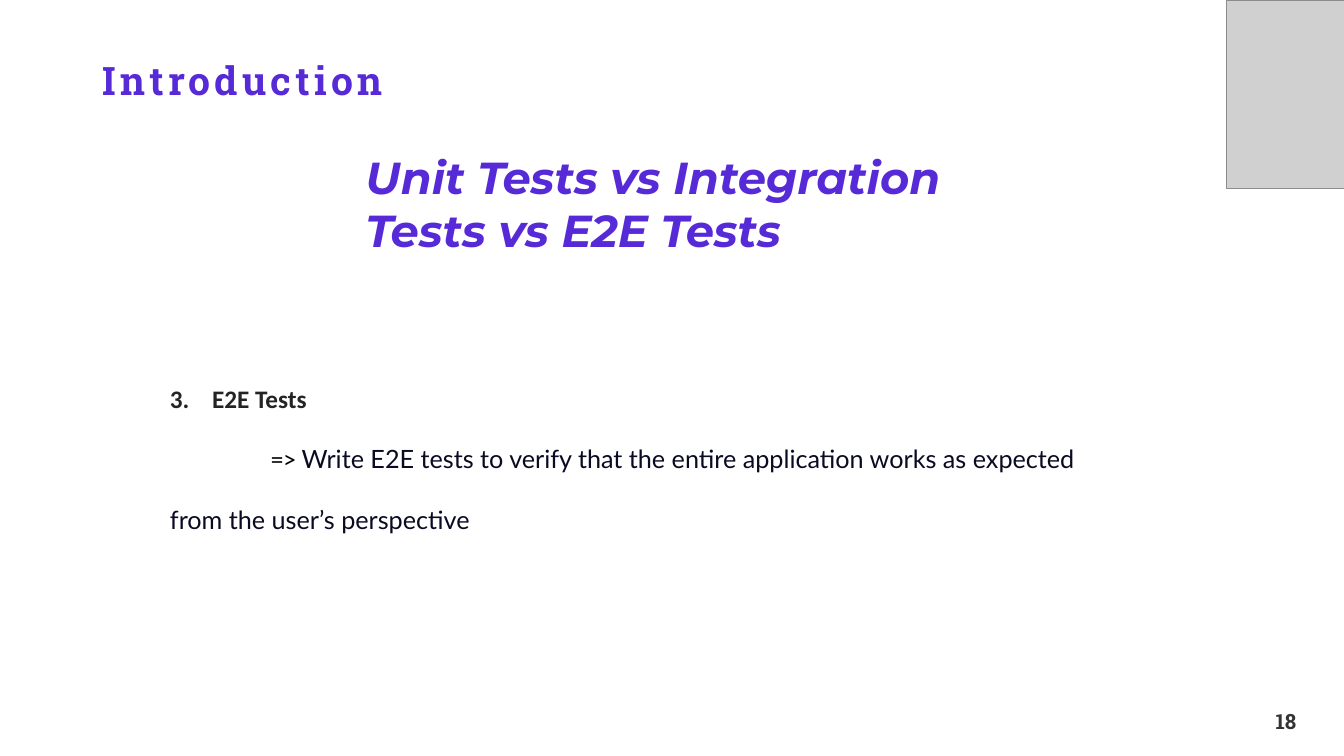
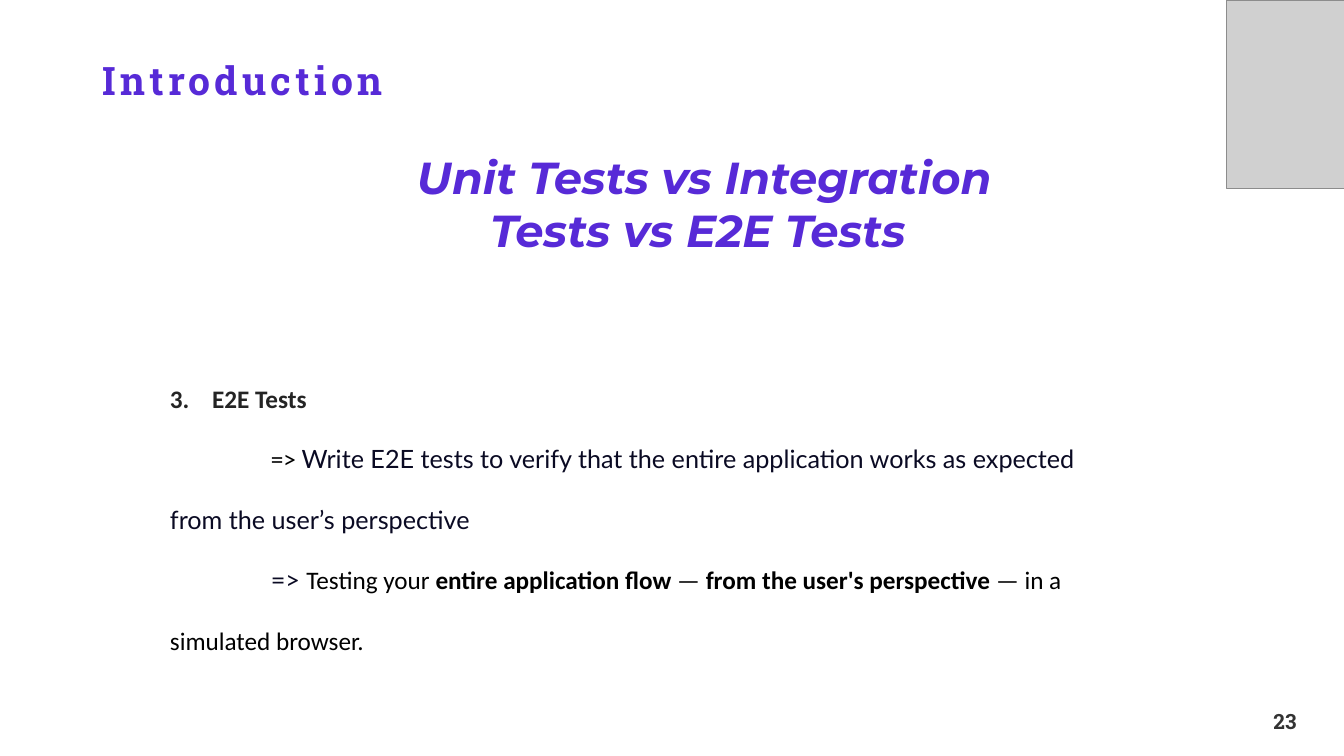
Before and after one commit to TakiRahal/test-react-19, a slide deck: slide 23 of Testing ReactJS.pptx (slide 18 before the commit). Drawn at 1344x756 pixels with LibreOffice and Linux fonts; fonts in the diff are those of the drawing; grey boxes stand for pictures; background and template pictures are left out. Boxes give left, top, right and bottom in pixels: in the first picture for what was removed or moved away, otherwise in the second. Text is boxed around its words. In the diff, an @@ line names an element or a change of style, - is before the commit and + after.

```diff
--- a/Testing ReactJS.pptx
+++ b/Testing ReactJS.pptx
@@ text "Unit Tests vs Integration Tests ..." at (417,158,992,248): alignment left to centre @@
@@ text at (170,571,1061,651): paragraph added @@
+=> Testing your entire application flow — from the user's perspective — in a simulated browser.
@@ page number at (1273,714,1296,729): text changed @@
-18
+23
```
Also in this commit, not shown: 9 other slides changed, 9 slides added, 26 slides removed, 20 other files.
